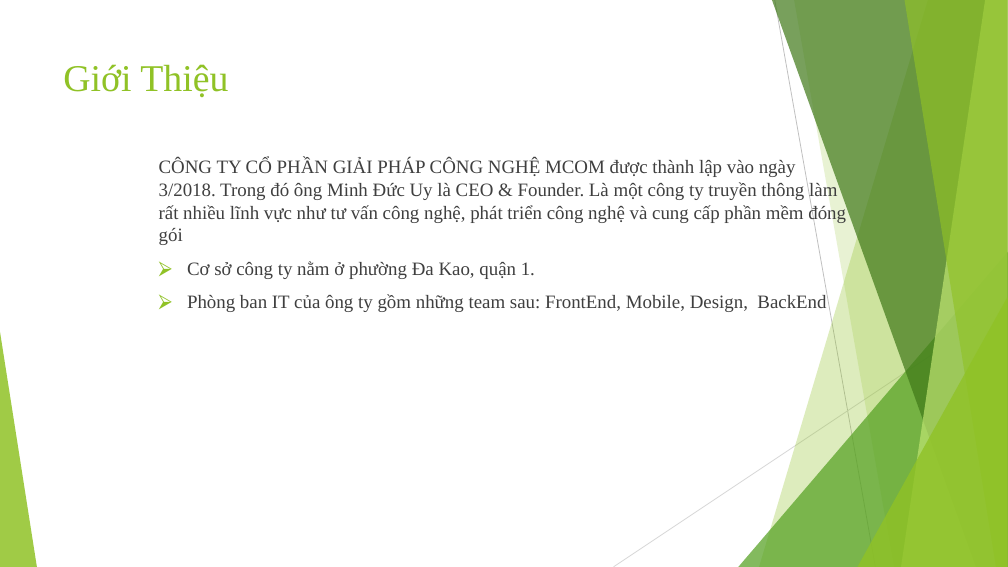
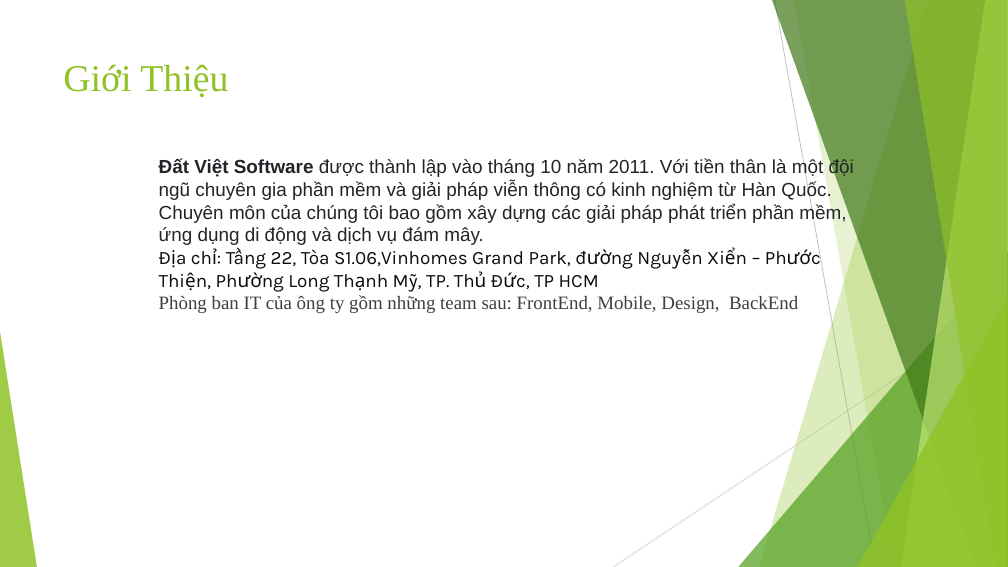
Before and after one commit to duc2k1/thuc-tap-tot-nghiep, a slide deck: slide 2 of photo thuc tap tot nghiep/thuyet trinh/ThuyetTrinhTTTNPhanDuc.pptx. Drawn at 1008x567 pixels with LibreOffice and Linux fonts; fonts in the diff are those of the drawing. Boxes give left, top, right and bottom in pixels: in the first picture for what was removed or moved away, otherwise in the second. Text is boxed around its words. In the diff, an @@ line names an element or a change of style, - is before the commit and + after.

Commit message:
update

```diff
--- a/photo thuc tap tot nghiep/thuyet trinh/ThuyetTrinhTTTNPhanDuc.pptx
+++ b/photo thuc tap tot nghiep/thuyet trinh/ThuyetTrinhTTTNPhanDuc.pptx
@@ text at (159,159,854,292): text changed; font Times New Roman to Arial; text colour #3F3F3F to #212529 @@
-CÔNG TY CỔ PHẦN GIẢI PHÁP CÔNG NGHỆ MCOM được thành lập vào ngày 3/2018. Trong đó ông Minh Đức Uy là CEO & Founder. Là một công ty truyền thông làm rất nhiều lĩnh vực như tư vấn công nghệ, phát triển công nghệ và cung cấp phần mềm đóng gói
-⮚ Cơ sở công ty nằm ở phường Đa Kao, quận 1.
+Đất Việt Software được thành lập vào tháng 10 năm 2011. Với tiền thân là một đội ngũ chuyên gia phần mềm và giải pháp viễn thông có kinh nghiệm từ Hàn Quốc. Chuyên môn của chúng tôi bao gồm xây dựng các giải pháp phát triển phần mềm, ứng dụng di động và dịch vụ đám mây.
+Địa chỉ: Tầng 22, Tòa S1.06,Vinhomes Grand Park, đường Nguyễn Xiển – Phước Thiện, Phường Long Thạnh Mỹ, TP. Thủ Đức, TP HCM
@@ text at (159,295,798,313): bullet ⮚ to none; less space between paragraphs @@
```
